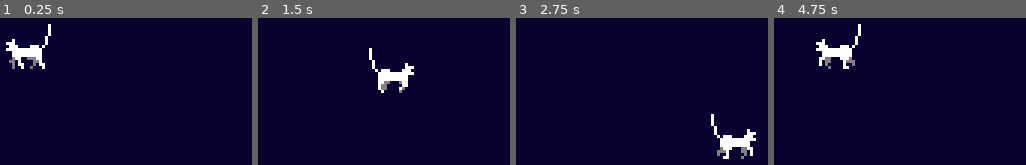
Above: before the commit, frames 1-4 (left to right).
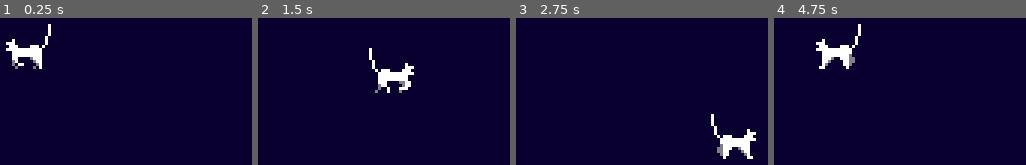
Above: after the commit, the same moments.

Repository: Daxidz/sunisgone
Game: Godot game, scene res://src/player/Main.tscn
Two runs of this game, one before a commit and one after it. Both use one fixed random seed, a clock stepped at 60 frames per second and the inputs below. Before the commit the project starts from res://Main.tscn.
Inputs:
- Up to frame 1 (0.25 s): no input
- Up to frame 2 (1.5 s): tap Enter (ui_accept) at 0.5, 0.77 s; hold Right (ui_right) 0.53-1.28 s; hold Down (ui_down) from 1.28 s (still down)
- Up to frame 3 (2.75 s): tap Enter (ui_accept) at 1.52 s; release Down (ui_down) at 2.03 s; hold Right (ui_right) from 2.03 s (still down)
- Up to frame 4 (4.75 s): release Right (ui_right) at 2.78 s; hold Up (ui_up) 2.78-3.53 s; tap Enter (ui_accept) at 3.02, 3.77, 4.52 s; hold Left (ui_left) from 3.53 s (still down)

The runs differ from the first frame. In frame 1, 0.4% of the frame differs, in the area x 3-18%, y 26-35%; in frame 2, 0.4%; in frame 3, 0.5%, in the area x 79-95%, y 85-96%; in frame 4, 0.5%.

Commit message:
Folders creation

Diff:
--- a/project.godot
+++ b/project.godot
@@ -16,7 +16,7 @@
 [application]
 
 config/name="smolcat"
-run/main_scene="res://Main.tscn"
+run/main_scene="res://src/player/Main.tscn"
 config/icon="res://icon.png"
 
 [display]
--- a/Cat.tscn
+++ b/src/player/Cat.tscn
@@ -1,7 +1,7 @@
 [gd_scene load_steps=14 format=2]
 
-[ext_resource path="res://smol_cat.png" type="Texture" id=1]
-[ext_resource path="res://Cat.gd" type="Script" id=2]
+[ext_resource path="res://assets/img/player/smol_cat.png" type="Texture" id=1]
+[ext_resource path="res://src/player/Cat.gd" type="Script" id=2]
 
 [sub_resource type="AtlasTexture" id=1]
 atlas = ExtResource( 1 )
@@ -56,7 +56,7 @@
 
 [node name="Sprite" type="AnimatedSprite" parent="."]
 frames = SubResource( 11 )
-frame = 5
+frame = 6
 speed_scale = 2.0
 playing = true
 
--- a/Main.tscn
+++ b/src/player/Main.tscn
@@ -1,6 +1,7 @@
 [gd_scene load_steps=2 format=2]
 
-[ext_resource path="res://Cat.tscn" type="PackedScene" id=1]
+[ext_resource path="res://src/player/Cat.tscn" type="PackedScene" id=1]
+
 
 [node name="Main" type="Node2D"]
 
Binary file added: assets/img/player/smol_cat.aseprite
Renamed: smol_cat.png -> assets/img/player/smol_cat.png
Not shown, changed: assets/img/player/smol_cat.png.import
Renamed: Cat.gd -> src/player/Cat.gd
